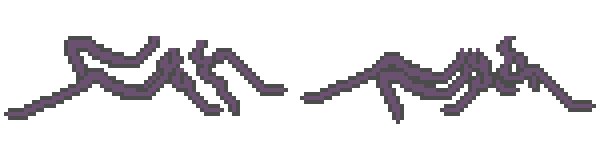
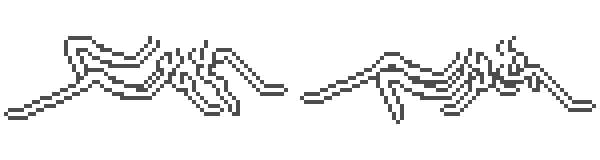
Comparing the layer stacks of the two 600x160 images. Changes:
painted on "AntMain001" over [8, 36, 592, 120]
painted on "AntMain002" over [8, 36, 508, 120]
